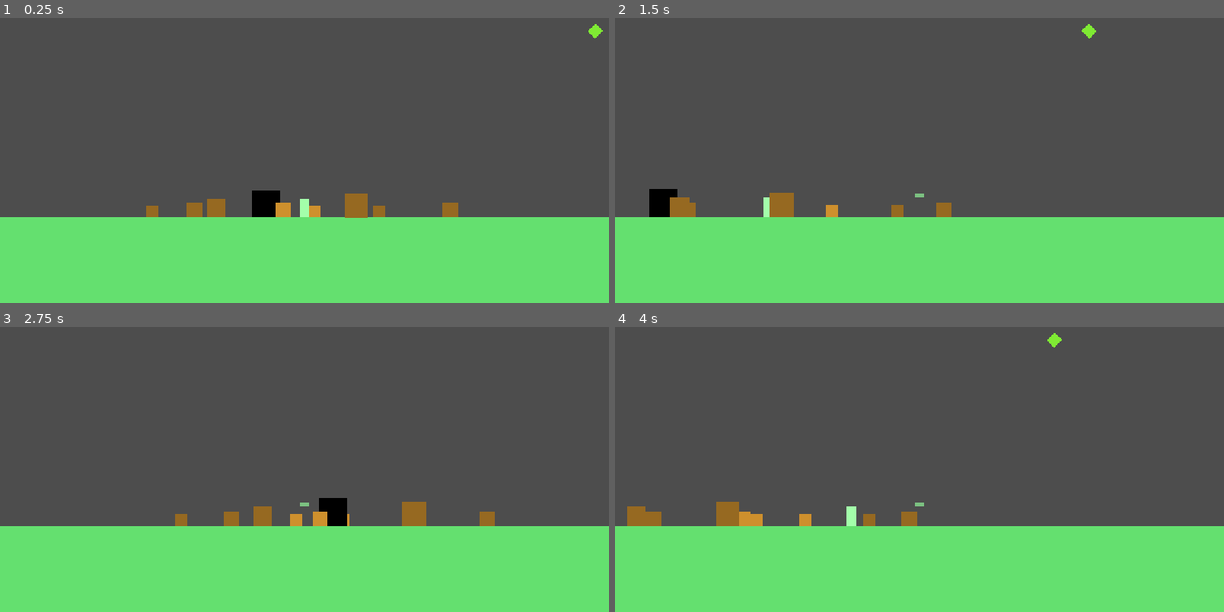
Above: before the commit, frames 1-4 (two rows, left to right).
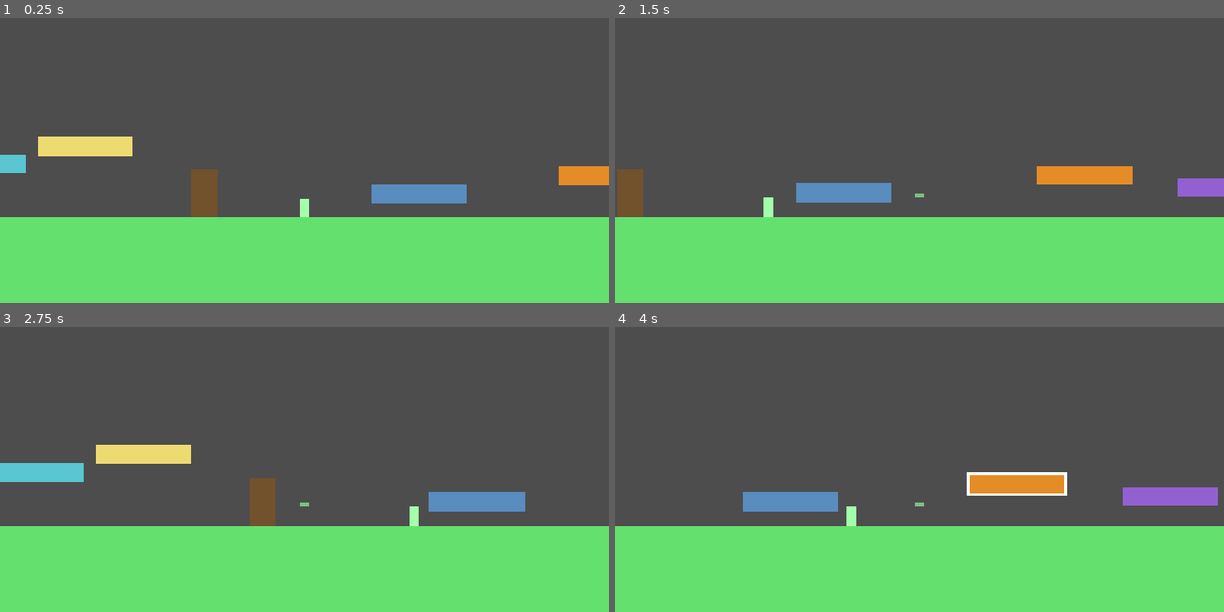
Above: after the commit, the same moments.

Repository: LZJ223/PICTOUR
Game: Godot game, scene res://Prototype_Game.tscn
Same seed, same stepped clock (60 frames per second), same inputs: the game is played once before the commit and once after it.
Inputs (mouse positions are in pixels of both pictures, inside the frame that each line leads up to):
- Up to frame 1 (0.25 s): no input
- Up to frame 2 (1.5 s): move the mouse to (1053, 114) at 0.52 s; hold Shift (UAV) 0.53-1.28 s; hold D (move_right) from 0.53 s (still down); tap Space (jump) at 0.77 s; click (1053, 114) at 0.8 s; move the mouse to (797, 149) at 1.27 s; click (797, 149) at 1.35 s
- Up to frame 3 (2.75 s): tap Space (jump) at 1.52 s; tap Shift (UAV) at 1.55 s; move the mouse to (365, 366) at 2.02 s; release D (move_right) at 2.03 s; hold A (move_left) from 2.03 s (still down); hold Shift (UAV) from 2.03 s (still down); click (365, 366) at 2.3 s
- Up to frame 4 (4 s): move the mouse to (889, 509) at 2.77 s; release A (move_left) at 2.78 s; release Shift (UAV) at 2.78 s; hold D (move_right) from 2.78 s (still down); click (889, 509) at 2.85 s; tap Space (jump) at 3.02, 3.77 s; tap Shift (UAV) at 3.05 s; move the mouse to (1102, 492) at 3.52 s; hold Shift (UAV) from 3.53 s (still down); click (1102, 492) at 3.8 s

The runs differ from the first frame. In frame 1, 5.1% of the frame differs, in the area x 0-100%, y 2-71%; in frame 2, 4.6%; in frame 3, 5.1%, in the area x 0-87%, y 41-70%; in frame 4, 4.7%.

Commit message:
更新通用组件：平台类
Co-authored-by: Cursor <cursoragent@cursor.com>

Diff:
--- /dev/null
+++ b/Component/Object/Platform/Platform.gd
@@ -0,0 +1,187 @@
+## 可换层平台。能选中才能换层。碰撞、往返运动、出现和消失分开配置。
+## 碰撞外形以 CollisionBox 的多边形为准，画面和点选在运行时跟它对齐。
+## 只移动根节点。不要改 VisualRoot 的位置和缩放。
+
+@tool
+class_name Platform
+extends LayerObject
+
+@export_group("选中与碰撞")
+## 可以选中时才能换层。关掉后鼠标点不中，也不能换层。
+@export var selectable: bool = true:
+	set(value):
+		selectable = value
+		can_transfer = value
+		if is_node_ready():
+			_apply_pick()
+## 是否挡住玩家和其他物体。消失时碰撞会先关掉，出现后再按这个值恢复。
+@export var has_collision: bool = true:
+	set(value):
+		has_collision = value
+		if is_node_ready():
+			_apply_collision()
+
+@export_group("运动")
+## 在摆放点和摆放点加上下面的偏移之间来回移动。
+@export var moving: bool = false:
+	set(value):
+		if value and not moving and is_node_ready():
+			_origin = position
+			_distance_along = 0.0
+			_forward = true
+		moving = value
+## 相对于摆放点的另一端，单位是像素。
+@export var move_offset: Vector2 = Vector2(160, 0)
+## 移动速度，像素每秒。
+@export var move_speed: float = 80.0
+
+@export_group("出现与消失")
+## 关卡开始时是否看得到。
+@export var shown_on_start: bool = true
+## 按下面两段时间自己反复出现和消失。
+@export var blink: bool = false
+## 每次出现后停留的秒数。
+@export var shown_duration: float = 2.0
+## 每次消失后停留的秒数。
+@export var hidden_duration: float = 2.0
+
+var _shown: bool = true
+var _origin: Vector2 = Vector2.ZERO
+var _distance_along: float = 0.0
+var _forward: bool = true
+var _phase_time: float = 0.0
+
+@onready var _visual_polygon: Polygon2D = $VisualRoot/Polygon2D
+@onready var _outline: Line2D = $VisualRoot/Line2D
+@onready var _pick_area: Area2D = $VisualRoot/Area2D
+@onready var _pick_shape: CollisionPolygon2D = $VisualRoot/Area2D/CollisionShape2D
+
+
+func _ready() -> void:
+	_sync_shape()
+	if Engine.is_editor_hint():
+		return
+	_shown = shown_on_start
+	can_transfer = selectable
+	super()
+	_apply_presence()
+	_apply_pick()
+	_origin = position
+
+
+func _process(_delta: float) -> void:
+	if Engine.is_editor_hint():
+		_sync_shape()
+
+
+func _physics_process(delta: float) -> void:
+	if Engine.is_editor_hint():
+		return
+	_update_blink(delta)
+	_update_motion(delta)
+
+
+## 给以后的触发器调用。shown 为假时碰撞和点选一起关掉。
+func set_shown(shown: bool) -> void:
+	_shown = shown
+	_phase_time = 0.0
+	if is_node_ready():
+		_apply_presence()
+		_apply_pick()
+
+
+func is_shown() -> bool:
+	return _shown
+
+
+func transfer_to(target_layer: DepthLayer, target_transform: Transform2D, target_collision_transform: Transform2D) -> void:
+	can_transfer = selectable
+	if not selectable:
+		return
+	super(target_layer, target_transform, target_collision_transform)
+	_origin = position
+	_distance_along = 0.0
+	_forward = true
+
+
+func update_layer_slot() -> void:
+	super()
+	_apply_collision()
+	_apply_pick()
+
+
+func set_pick_condition(condition: bool = false) -> void:
+	if not is_node_ready():
+		return
+	_outline.visible = condition and selectable and _shown
+
+
+func _validate_property(property: Dictionary) -> void:
+	if property.name == "can_transfer":
+		property.usage = PROPERTY_USAGE_NO_EDITOR
+
+
+func _sync_shape() -> void:
+	if collision_box == null or _visual_polygon == null:
+		return
+	var points := collision_box.polygon
+	_visual_polygon.polygon = points
+	_outline.points = points
+	_pick_shape.polygon = points
+
+
+func _apply_presence() -> void:
+	if _visual_polygon == null:
+		return
+	_visual_polygon.visible = _shown
+	if not _shown:
+		_outline.visible = false
+	_apply_collision()
+
+
+func _apply_collision() -> void:
+	if collision_box == null:
+		return
+	var solid := has_collision and _shown
+	collision_box.disabled = not solid
+	collision_layer = 0
+	collision_mask = 0
+	if not solid or owner_layer == null:
+		return
+	set_collision_layer_value(owner_layer.layer_id + 1, true)
+	set_collision_mask_value(owner_layer.layer_id + 1, true)
+
+
+func _apply_pick() -> void:
+	if _pick_area == null:
+		return
+	_pick_area.input_pickable = selectable and _shown
+	_pick_area.monitoring = false
+	_pick_area.monitorable = false
+
+
+func _update_blink(delta: float) -> void:
+	if not blink:
+		return
+	var duration := shown_duration if _shown else hidden_duration
+	if duration <= 0.0:
+		return
+	_phase_time += delta
+	if _phase_time >= duration:
+		set_shown(not _shown)
+
+
+func _update_motion(delta: float) -> void:
+	if not moving or not _shown or move_speed <= 0.0:
+		return
+	var length := move_offset.length()
+	if length <= 0.001:
+		return
+	_distance_along += move_speed * delta * (1.0 if _forward else -1.0)
+	if _distance_along >= length:
+		_distance_along = length
+		_forward = false
+	elif _distance_along <= 0.0:
+		_distance_along = 0.0
+		_forward = true
+	position = _origin + move_offset * (_distance_along / length)
--- /dev/null
+++ b/Component/Object/Platform/Platform.tscn
@@ -0,0 +1,29 @@
+[gd_scene format=3 uid="uid://ba0hrrg5coygt"]
+
+[ext_resource type="Script" uid="uid://8vs8rcwh4yuk" path="res://Component/Object/Platform/Platform.gd" id="1_platform"]
+
+[node name="Platform" type="AnimatableBody2D"]
+sync_to_physics = true
+script = ExtResource("1_platform")
+
+[node name="CollisionBox" type="CollisionPolygon2D" parent="."]
+polygon = PackedVector2Array(80, 16, 80, -16, -80, -16, -80, 16)
+
+[node name="VisualRoot" type="Node2D" parent="."]
+
+[node name="Line2D" type="Line2D" parent="VisualRoot"]
+visible = false
+points = PackedVector2Array(80, 16, 80, -16, -80, -16, -80, 16)
+closed = true
+width = 8.0
+
+[node name="Polygon2D" type="Polygon2D" parent="VisualRoot"]
+color = Color(0.35, 0.55, 0.75, 1)
+polygon = PackedVector2Array(80, 16, 80, -16, -80, -16, -80, 16)
+
+[node name="Area2D" type="Area2D" parent="VisualRoot"]
+monitoring = false
+monitorable = false
+
+[node name="CollisionShape2D" type="CollisionPolygon2D" parent="VisualRoot/Area2D"]
+polygon = PackedVector2Array(80, 16, 80, -16, -80, -16, -80, 16)
--- /dev/null
+++ b/Level/Level_01_BeastForest.tscn
@@ -0,0 +1,115 @@
+[gd_scene format=3 uid="uid://drunnjs1qa8ni"]
+
+[ext_resource type="PackedScene" uid="uid://b5ej4b6svua03" path="res://Component/Layer/Depth_Layer.tscn" id="1_layer"]
+[ext_resource type="Script" uid="uid://5bmlk8dfo5uf" path="res://Level/Level.gd" id="2_level"]
+[ext_resource type="PackedScene" uid="uid://ba0hrrg5coygt" path="res://Component/Object/Platform/Platform.tscn" id="3_platform"]
+
+[node name="Level01BeastForest" type="Node2D" unique_id=17966447]
+script = ExtResource("2_level")
+
+[node name="Layer3" parent="." unique_id=2100000004 instance=ExtResource("1_layer")]
+layer_id = 3
+slot = 3
+
+[node name="Polygon2D" parent="Layer3/Ground/VisualRoot" parent_id_path=PackedInt32Array(2100000004, 629838226, 817137210) index="0" unique_id=486029332]
+color = Color(0.1215, 0.27, 0.133875, 1)
+
+[node name="Layer2" parent="." unique_id=2100000003 instance=ExtResource("1_layer")]
+layer_id = 2
+slot = 2
+
+[node name="Polygon2D" parent="Layer2/Ground/VisualRoot" parent_id_path=PackedInt32Array(2100000003, 629838226, 817137210) index="0" unique_id=486029332]
+color = Color(0.198, 0.44, 0.21816663, 1)
+
+[node name="Layer1" parent="." unique_id=2100000002 instance=ExtResource("1_layer")]
+layer_id = 1
+
+[node name="Polygon2D" parent="Layer1/Ground/VisualRoot" parent_id_path=PackedInt32Array(2100000002, 629838226, 817137210) index="0" unique_id=486029332]
+color = Color(0.288, 0.64, 0.31733328, 1)
+
+[node name="Layer0" parent="." unique_id=2100000001 instance=ExtResource("1_layer")]
+slot = 0
+
+[node name="Polygon2D" parent="Layer0/Ground/VisualRoot" parent_id_path=PackedInt32Array(2100000001, 629838226, 817137210) index="0" unique_id=486029332]
+color = Color(0.396, 0.88, 0.43633327, 1)
+polygon = PackedVector2Array(2000, 200, 2000, -200, -11.610352, -200, -2000, -200, -2000, 200)
+
+[node name="Step" parent="Layer0" unique_id=1396763778 instance=ExtResource("3_platform")]
+position = Vector2(860, 480)
+
+[node name="Shuttle" parent="Layer0" unique_id=1196058671 instance=ExtResource("3_platform")]
+position = Vector2(1160, 450)
+moving = true
+move_offset = Vector2(180, 0)
+move_speed = 70.0
+
+[node name="Polygon2D" parent="Layer0/Shuttle/VisualRoot" index="1"]
+color = Color(0.9, 0.55, 0.15, 1)
+
+[node name="Blink" parent="Layer0" unique_id=1276303114 instance=ExtResource("3_platform")]
+position = Vector2(1500, 470)
+blink = true
+shown_duration = 1.5
+hidden_duration = 1.0
+
+[node name="Polygon2D" parent="Layer0/Blink/VisualRoot" index="1"]
+color = Color(0.58, 0.38, 0.82, 1)
+
+[node name="Lift" parent="Layer0" unique_id=542099750 instance=ExtResource("3_platform")]
+position = Vector2(1820, 500)
+moving = true
+move_offset = Vector2(0, -90)
+move_speed = 45.0
+
+[node name="Polygon2D" parent="Layer0/Lift/VisualRoot" index="1"]
+color = Color(0.35, 0.72, 0.42, 1)
+
+[node name="Trunk" parent="Layer0" unique_id=1035686522 instance=ExtResource("3_platform")]
+position = Vector2(500, 480)
+selectable = false
+can_transfer = false
+
+[node name="CollisionBox" parent="Layer0/Trunk" index="0"]
+polygon = PackedVector2Array(22, 40, 22, -40, -22, -40, -22, 40)
+
+[node name="Line2D" parent="Layer0/Trunk/VisualRoot" index="0"]
+points = PackedVector2Array(22, 40, 22, -40, -22, -40, -22, 40)
+
+[node name="Polygon2D" parent="Layer0/Trunk/VisualRoot" index="1"]
+color = Color(0.45, 0.32, 0.18, 1)
+polygon = PackedVector2Array(22, 40, 22, -40, -22, -40, -22, 40)
+
+[node name="CollisionShape2D" parent="Layer0/Trunk/VisualRoot/Area2D" index="0"]
+polygon = PackedVector2Array(22, 40, 22, -40, -22, -40, -22, 40)
+
+[node name="Decoration" parent="Layer0" unique_id=173406725 instance=ExtResource("3_platform")]
+position = Vector2(300, 400)
+selectable = false
+has_collision = false
+can_transfer = false
+
+[node name="Polygon2D" parent="Layer0/Decoration/VisualRoot" index="1"]
+color = Color(0.93, 0.86, 0.45, 1)
+
+[node name="Ghost" parent="Layer0" unique_id=286839858 instance=ExtResource("3_platform")]
+position = Vector2(120, 430)
+has_collision = false
+
+[node name="Polygon2D" parent="Layer0/Ghost/VisualRoot" index="1"]
+color = Color(0.35, 0.78, 0.82, 1)
+
+[editable path="Layer3"]
+[editable path="Layer3/Ground"]
+[editable path="Layer2"]
+[editable path="Layer2/Ground"]
+[editable path="Layer1"]
+[editable path="Layer1/Ground"]
+[editable path="Layer0"]
+[editable path="Layer0/Ground"]
+[editable path="Layer0/Step"]
+[editable path="Layer0/Shuttle"]
+[editable path="Layer0/Blink"]
+[editable path="Layer0/Lift"]
+[editable path="Layer0/Trunk"]
+[editable path="Layer0/Decoration"]
+[editable path="Layer0/Ghost"]
--- a/Prototype_Game.tscn
+++ b/Prototype_Game.tscn
@@ -2,12 +2,12 @@
 
 [ext_resource type="Script" uid="uid://b07lcsdd0i6dv" path="res://System_Script/Layer_Controller_System.gd" id="1_layer"]
 [ext_resource type="PackedScene" uid="uid://ch17qkfauofft" path="res://Component/Player/Player.tscn" id="2_d1kw5"]
-[ext_resource type="PackedScene" uid="uid://clyqats0d1enx" path="res://Level/Prototype_Level.tscn" id="3_d1kw5"]
+[ext_resource type="PackedScene" uid="uid://drunnjs1qa8ni" path="res://Level/Level_01_BeastForest.tscn" id="3_d1kw5"]
 [ext_resource type="Script" uid="uid://c2t31v7eb34te" path="res://System_Script/Shadow_Controller_System.gd" id="4_shadow"]
 
 [node name="Node2D" type="Node2D" unique_id=1565919311]
 
-[node name="Level" parent="." unique_id=1182049839 instance=ExtResource("3_d1kw5")]
+[node name="Level" parent="." unique_id=17966447 instance=ExtResource("3_d1kw5")]
 
 [node name="Player" parent="." unique_id=892840010 instance=ExtResource("2_d1kw5")]
 position = Vector2(668, 520)
Not shown, added: Component/Object/Platform/Platform.gd.uid
